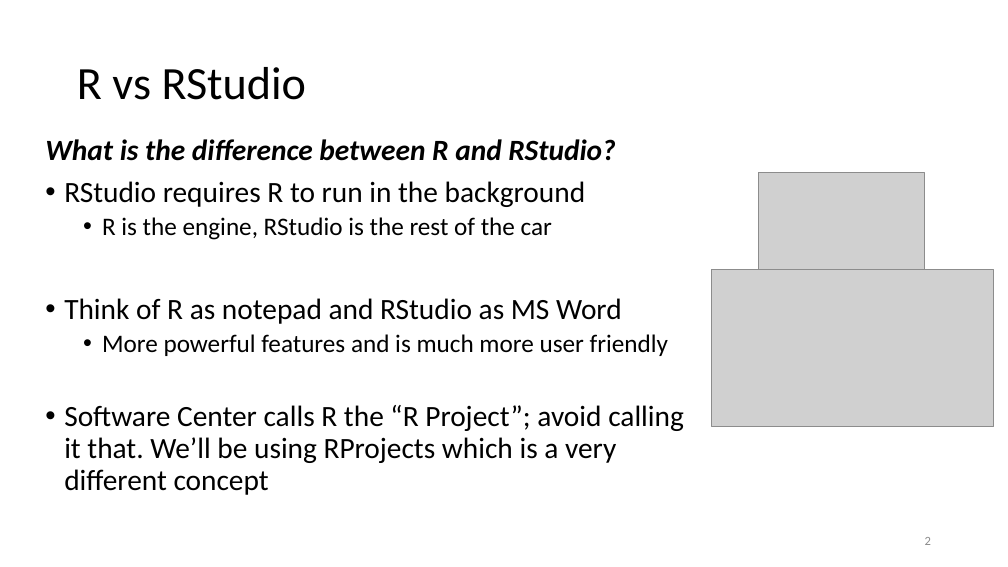
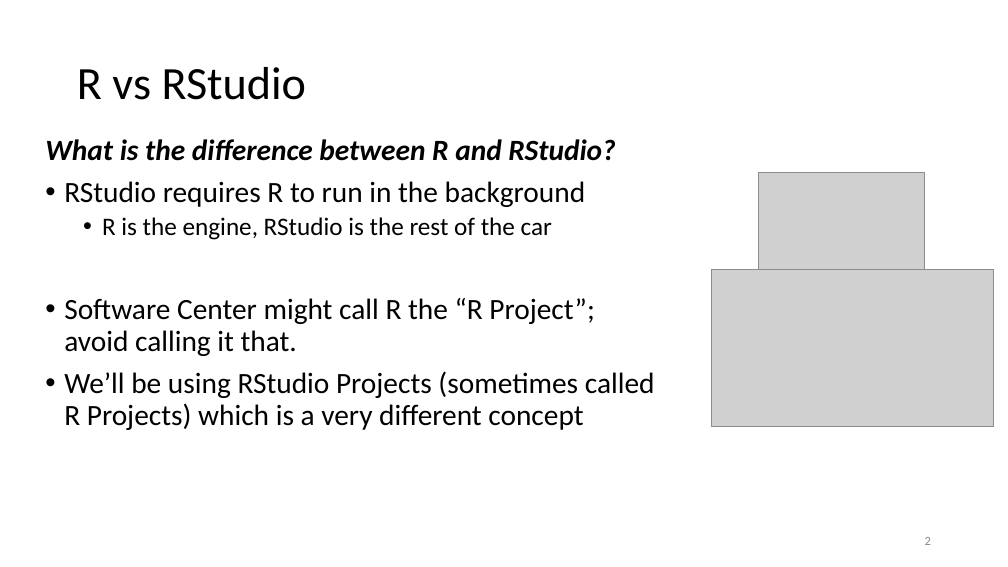
Before and after one commit to ADFG-DSF/ADFG_R_Intro_Workshop_2025, a slide deck: slide 2 of presentations/2 - About R and RStudio.pptx. Drawn at 1008x567 pixels with LibreOffice and Linux fonts; fonts in the diff are those of the drawing; grey boxes stand for pictures. Boxes give left, top, right and bottom in pixels: in the first picture for what was removed or moved away, otherwise in the second. Text is boxed around its words. In the diff, an @@ line names an element or a change of style, - is before the commit and + after.

```diff
--- a/presentations/2 - About R and RStudio.pptx
+++ b/presentations/2 - About R and RStudio.pptx
@@ text at [64, 298, 655, 430]: text changed @@
-• Think of R as notepad and RStudio as MS Word
-  • More powerful features and is much more user friendly
-• Software Center calls R the “R Project”; avoid calling it that. We’ll be using RProjects which is a very different concept
+• Software Center might call R the “R Project”; avoid calling it that.
+• We’ll be using RStudio Projects (sometimes called R Projects) which is a very different concept
```
Also in this commit, not shown: 3 other slides changed, 2 slides added, 1 other file.
